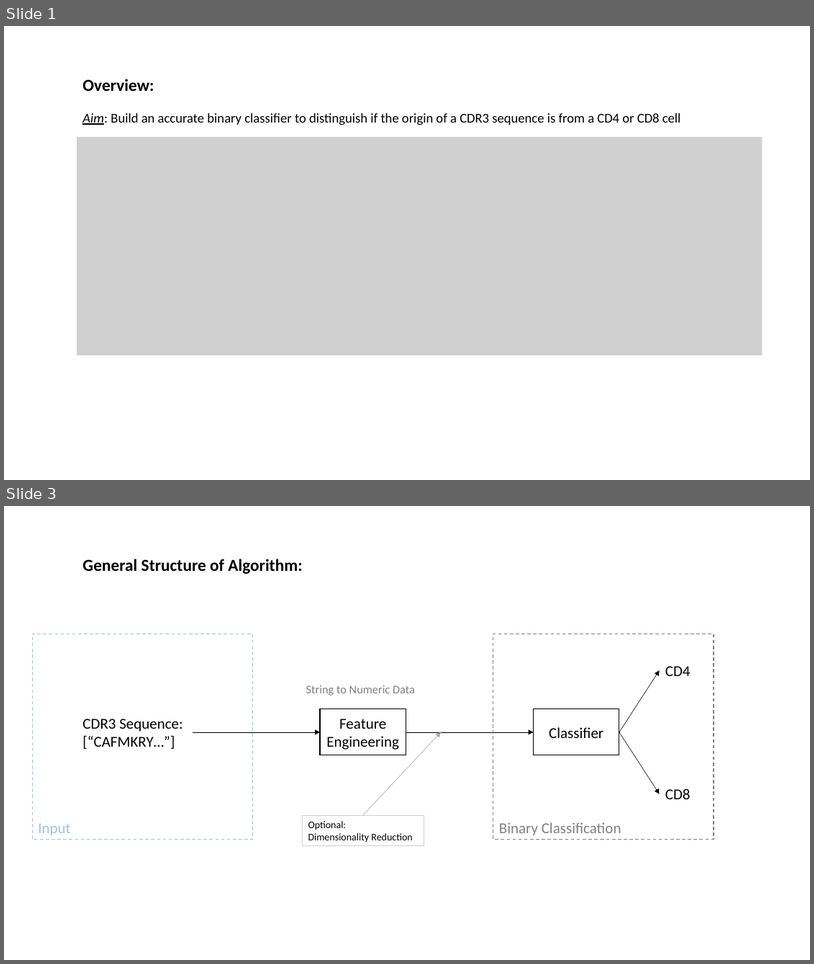
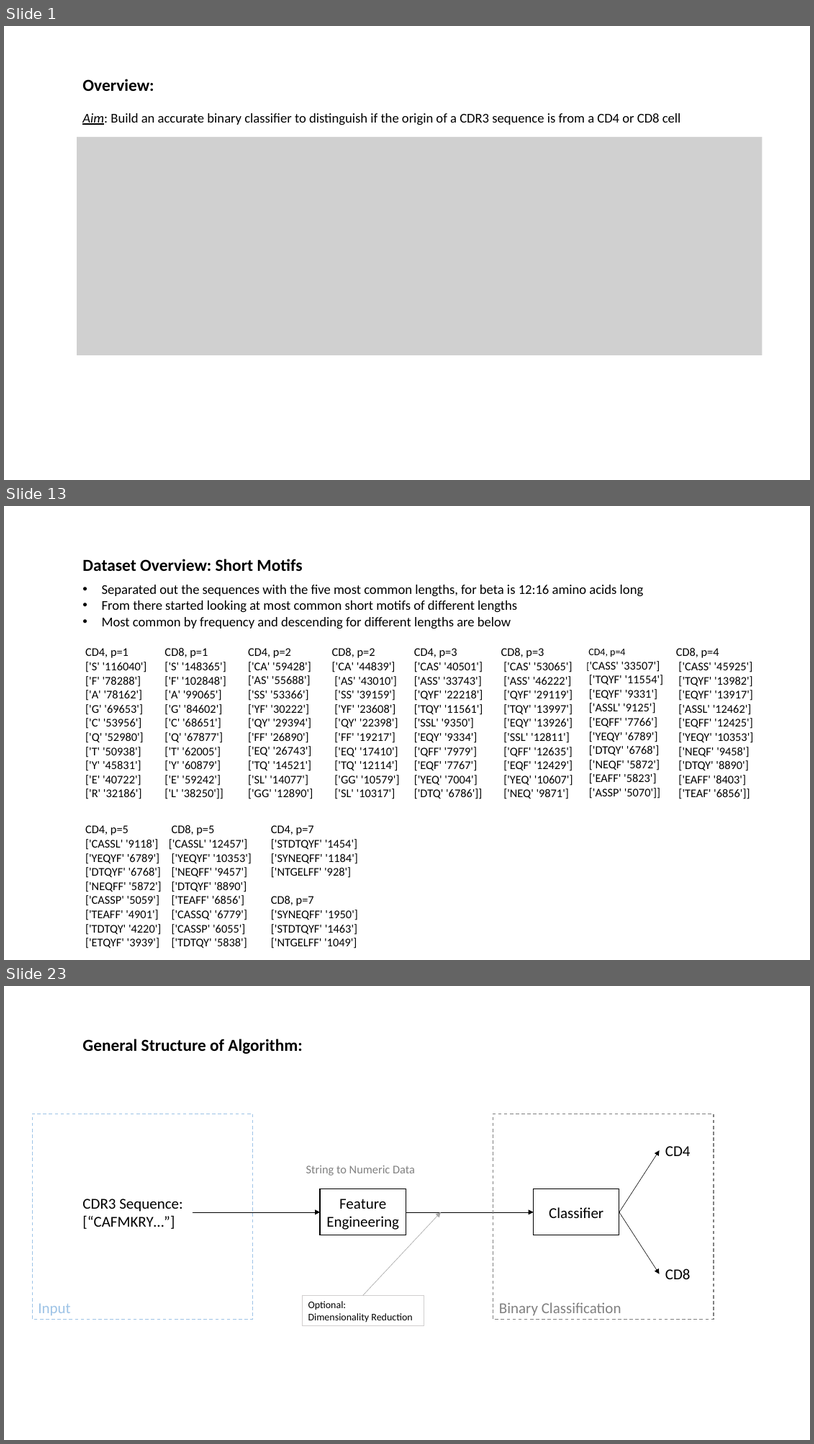
Before and after one commit to innate2adaptive/tcRIP, a slide deck: presentations/algorithm_overview.pptx. Shown one above the other, each under a label of ours: slides 1 and 3 before the commit, slides 1, 13 and 23 after it; the slides between them are not shown. The pictures are 814x964 and 814x1444 pixels, drawn with LibreOffice and Linux fonts; fonts in the diff are those of the drawing; grey boxes stand for pictures. Boxes give left, top, right and bottom in pixels: in the first picture for what was removed or moved away, otherwise in the second. Text is boxed around its words. In the diff, an @@ line names an element or a change of style, - is before the commit and + after.

```diff
--- a/presentations/algorithm_overview.pptx
+++ b/presentations/algorithm_overview.pptx
@@ slide 13 added at bbox=[4, 506, 810, 960], background #FFFFFF @@
@@ text added at bbox=[82, 559, 302, 571], 20 pt, text #000000, bold @@
+Dataset Overview: Short Motifs
@@ text added at bbox=[102, 584, 644, 629], 16 pt, text #000000 @@
+• Separated out the sequences with the five most common lengths, for beta is 12:16 amino acids long
+• From there started looking at most common short motifs of different lengths
+• Most common by frequency and descending for different lengths are below
@@ text added at bbox=[85, 648, 147, 799], 14 pt, text #000000 @@
+CD4, p=1
+['S' '116040']
+['F' '78288']
+['A' '78162']
+['G' '69653']
+['C' '53956']
+['Q' '52980']
+['T' '50938']
+['Y' '45831']
+['E' '40722']
+['R' '32186']
@@ text added at bbox=[165, 648, 226, 799], 14 pt, text #000000 @@
+CD8, p=1
+['S' '148365']
+['F' '102848']
+['A' '99065']
+['G' '84602']
+['C' '68651']
+['Q' '67877']
+['T' '62005']
+['Y' '60879']
+['E' '59242']
+['L' '38250']]
@@ text added at bbox=[248, 648, 314, 799], 14 pt, text #000000 @@
+CD4, p=2
+['CA' '59428']
+['AS' '55688']
+['SS' '53366']
+['YF' '30222']
+['QY' '29394']
+['FF' '26890']
+['EQ' '26743']
+['TQ' '14521']
+['SL' '14077']
+['GG' '12890']
@@ text added at bbox=[332, 648, 400, 799], 14 pt, text #000000 @@
+CD8, p=2
+['CA' '44839']
+['AS' '43010']
+['SS' '39159']
+['YF' '23608']
+['QY' '22398']
+['FF' '19217']
+['EQ' '17410']
+['TQ' '12114']
+['GG' '10579']
+['SL' '10317']
@@ text added at bbox=[414, 648, 484, 799], 14 pt, text #000000 @@
+CD4, p=3
+['CAS' '40501']
+['ASS' '33743']
+['QYF' '22218']
+['TQY' '11561']
+['SSL' '9350']
+['EQY' '9334']
+['QFF' '7979']
+['EQF' '7767']
+['YEQ' '7004']
+['DTQ' '6786']]
@@ text added at bbox=[502, 648, 574, 799], 14 pt, text #000000 @@
+CD8, p=3
+['CAS' '53065']
+['ASS' '46222']
+['QYF' '29119']
+['TQY' '13997']
+['EQY' '13926']
+['SSL' '12811']
+['QFF' '12635']
+['EQF' '12429']
+['YEQ' '10607']
+['NEQ' '9871']
@@ text added at bbox=[589, 649, 664, 798], 14 pt, text #000000 @@
+CD4, p=4
+['CASS' '33507']
+['TQYF' '11554']
+['EQYF' '9331']
+['ASSL' '9125']
+['EQFF' '7766']
+['YEQY' '6789']
+['DTQY' '6768']
+['NEQF' '5872']
+['EAFF' '5823']
+['ASSP' '5070']]
@@ text added at bbox=[676, 648, 754, 799], 14 pt, text #000000 @@
+CD8, p=4
+['CASS' '45925']
+['TQYF' '13982']
+['EQYF' '13917']
+['ASSL' '12462']
+['EQFF' '12425']
+['YEQY' '10353']
+['NEQF' '9458']
+['DTQY' '8890']
+['EAFF' '8403']
+['TEAF' '6856']]
@@ text added at bbox=[85, 825, 161, 948], 14 pt, text #000000 @@
+CD4, p=5
+['CASSL' '9118']
+['YEQYF' '6789']
+['DTQYF' '6768']
+['NEQFF' '5872']
+['CASSP' '5059']
+['TEAFF' '4901']
+['TDTQY' '4220']
+['ETQYF' '3939']
@@ text added at bbox=[169, 825, 252, 948], 14 pt, text #000000 @@
+CD8, p=5
+['CASSL' '12457']
+['YEQYF' '10353']
+['NEQFF' '9457']
+['DTQYF' '8890']
+['TEAFF' '6856']
+['CASSQ' '6779']
+['CASSP' '6055']
+['TDTQY' '5838']
@@ text added at bbox=[271, 825, 358, 948], 14 pt, text #000000 @@
+CD4, p=7
+['STDTQYF' '1454']
+['SYNEQFF' '1184']
+['NTGELFF' '928']
+CD8, p=7
+['SYNEQFF' '1950']
+['STDTQYF' '1463']
+['NTGELFF' '1049']
@@ what was slide 3 is now slide 23 @@
```
Also in this commit, not shown: 5 slides changed, 24 other slides added, 22 other files.
